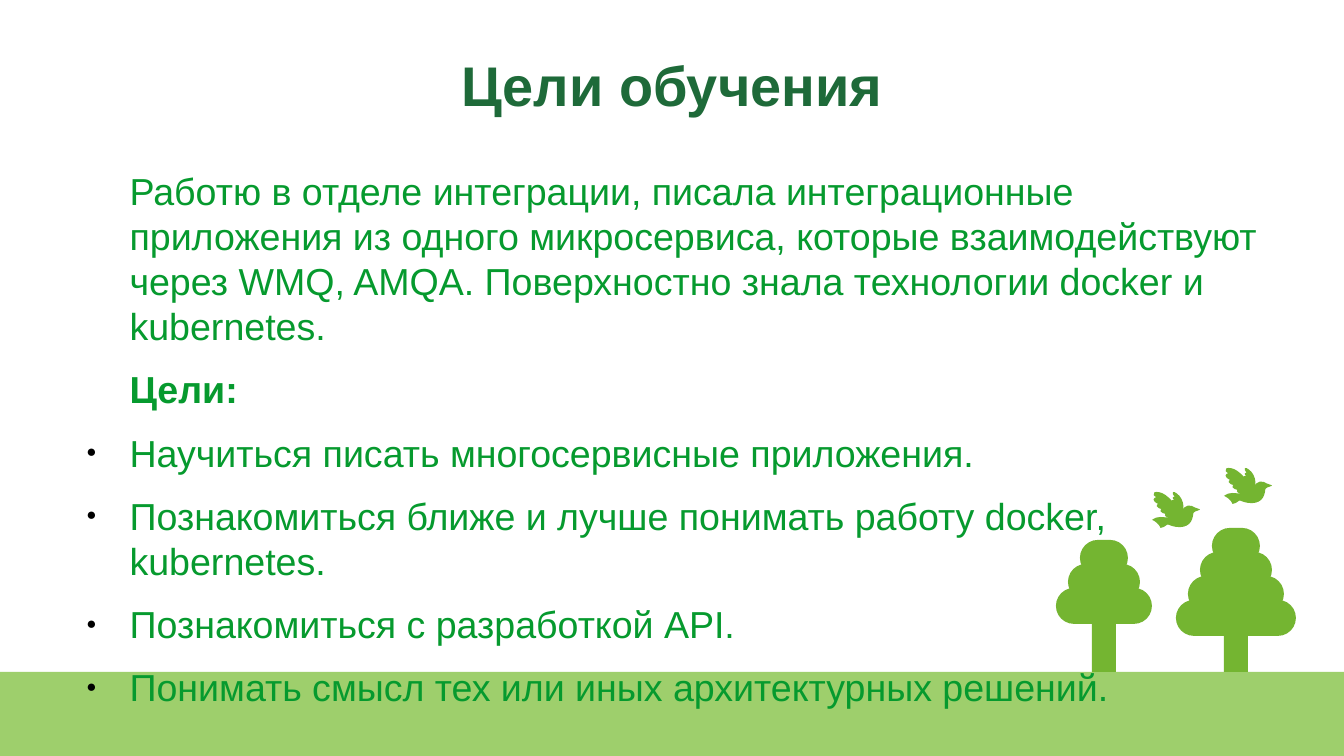
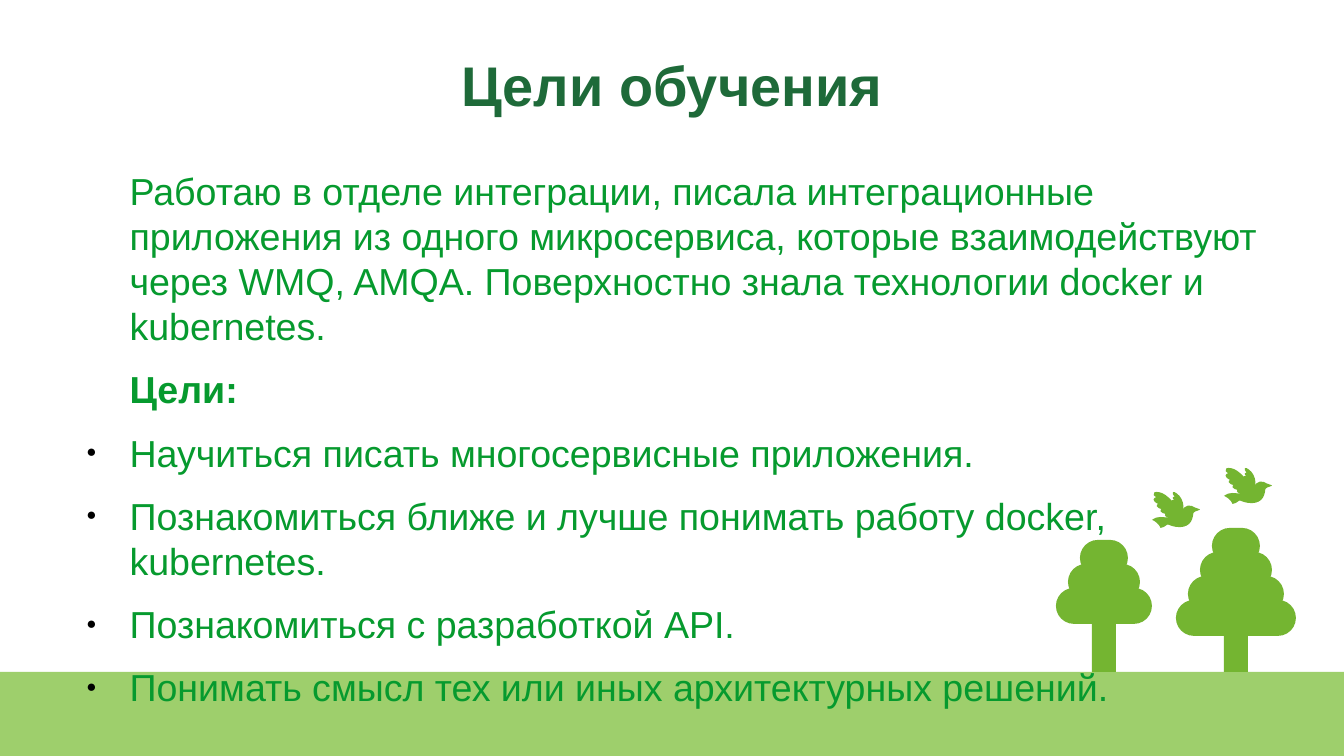
Before and after one commit to LenaLeonteva/OtusHW37Order, a slide deck: slide 3 of schemes/Project.odp. Drawn at 1344x756 pixels with LibreOffice and Linux fonts; fonts in the diff are those of the drawing. Boxes give left, top, right and bottom in pixels: in the first picture for what was removed or moved away, otherwise in the second. Text is boxed around its words. In the diff, an @@ line names an element or a change of style, - is before the commit and + after.

```diff
--- a/schemes/Project.odp
+++ b/schemes/Project.odp
@@ text at (x1=130, y1=177, x2=1257, y2=341): text changed @@
-Работю в отделе интеграции, писала интеграционные приложения из одного микросервиса, которые взаимодействуют через WMQ, AMQA. Поверхностно знала технологии docker и kubernetes.
+Работаю в отделе интеграции, писала интеграционные приложения из одного микросервиса, которые взаимодействуют через WMQ, AMQA. Поверхностно знала технологии docker и kubernetes.
```
Also in this commit, not shown: 4 other slides changed, 5 slides added, 1 slide removed, 4 other files.
